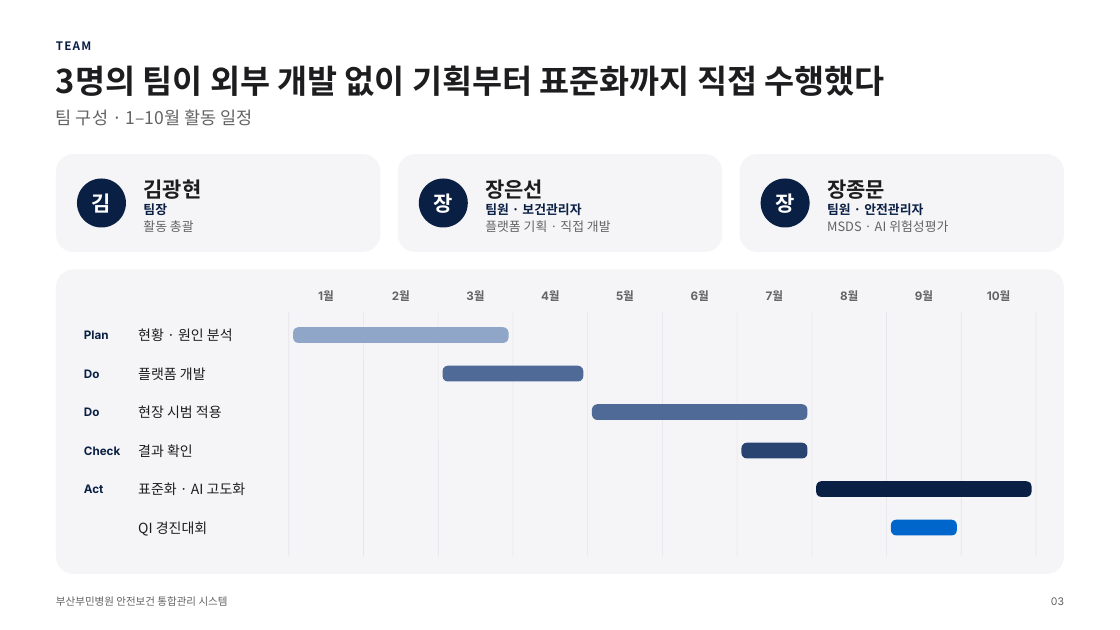
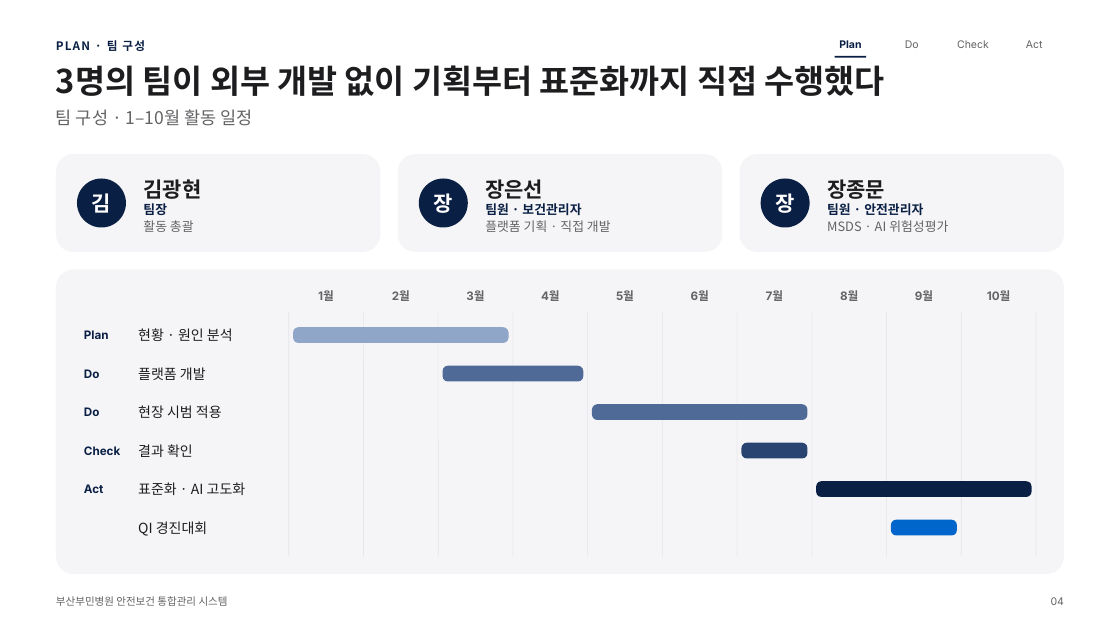
Before and after one commit to buminhealth/health, a slide deck: slide 4 of docs/QI_경진대회_발표_애플.pptx (slide 3 before the commit). Drawn at 1120x630 pixels with LibreOffice and Linux fonts; fonts in the diff are those of the drawing. Boxes give left, top, right and bottom in pixels: in the first picture for what was removed or moved away, otherwise in the second. Text is boxed around its words. In the diff, an @@ line names an element or a change of style, - is before the commit and + after.

```diff
--- a/docs/QI_경진대회_발표_애플.pptx
+++ b/docs/QI_경진대회_발표_애플.pptx
@@ text at (56,40,145,51): text changed @@
-TEAM
+PLAN · 팀 구성
@@ rectangle added at (835,56,867,58), fill #0A1F44 @@
@@ text added at (839,40,861,48), 9 pt, text #0A1F44, bold @@
+Plan
@@ text added at (905,40,919,48), 9 pt, text #636366 @@
+Do
@@ text added at (957,40,989,48), 9 pt, text #636366 @@
+Check
@@ text added at (1026,40,1043,48), 9 pt, text #636366 @@
+Act
@@ text at (1051,597,1064,605): text changed @@
-03
+04
```
Also in this commit, not shown: 2 other slides changed, 3 slides added, 3 other files.
